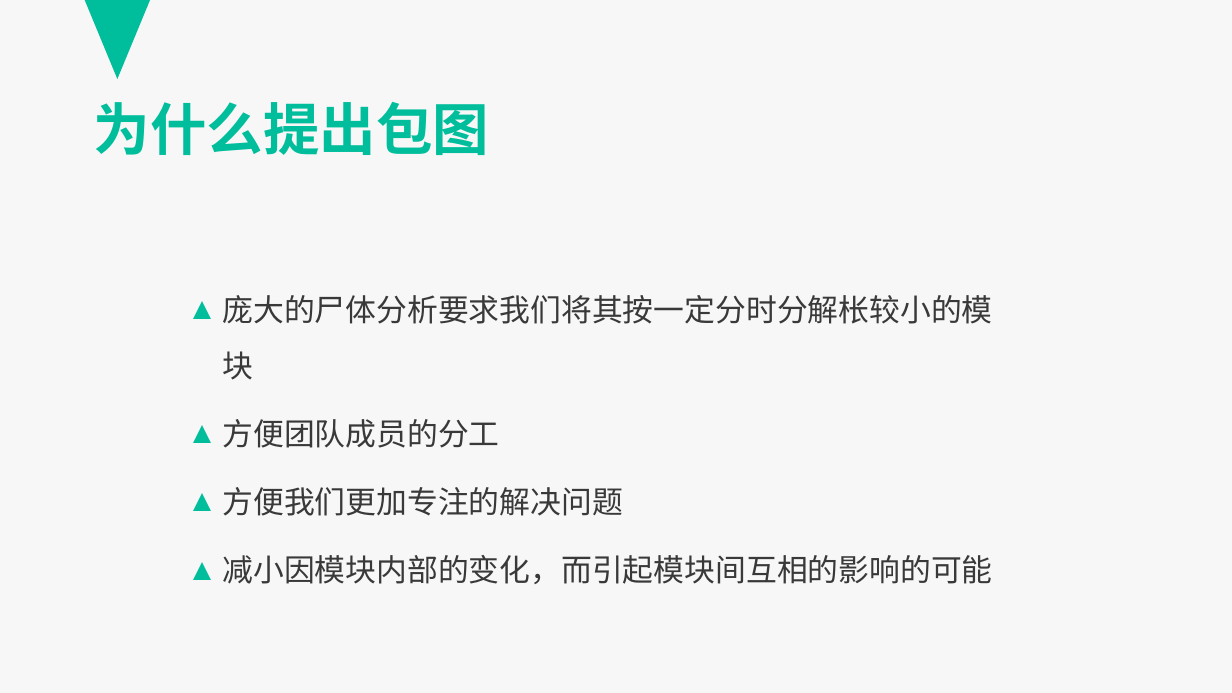
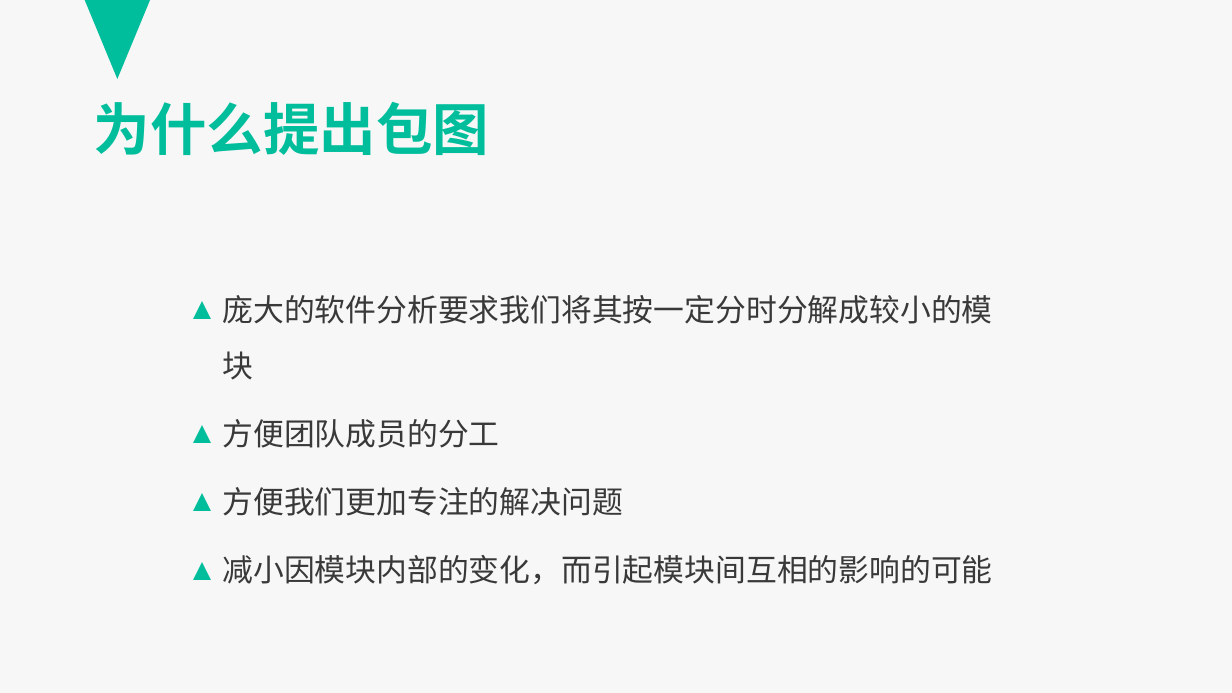
Before and after one commit to PRD-G17/PRD-G17-teamwork, a slide deck: slide 23 of 周盛/UML基础III-更新3.0.pptx. Drawn at 1232x693 pixels with LibreOffice and Linux fonts; fonts in the diff are those of the drawing. Boxes give left, top, right and bottom in pixels: in the first picture for what was removed or moved away, otherwise in the second. Text is boxed around its words. In the diff, an @@ line names an element or a change of style, - is before the commit and + after.

```diff
--- a/周盛/UML基础III-更新3.0.pptx
+++ b/周盛/UML基础III-更新3.0.pptx
@@ text at <box>223,295,993,380</box>: text changed @@
-▲ 庞大的尸体分析要求我们将其按一定分时分解枨较小的模块
+▲ 庞大的软件分析要求我们将其按一定分时分解成较小的模块
```
Also in this commit, not shown: 1 other file.
